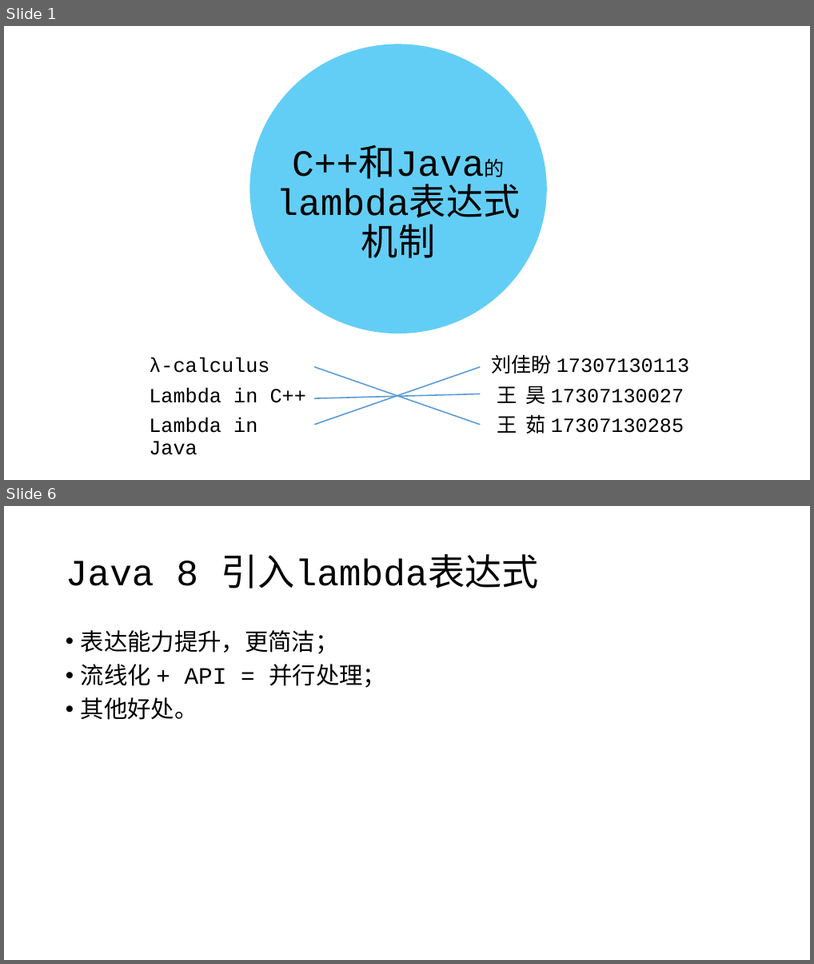
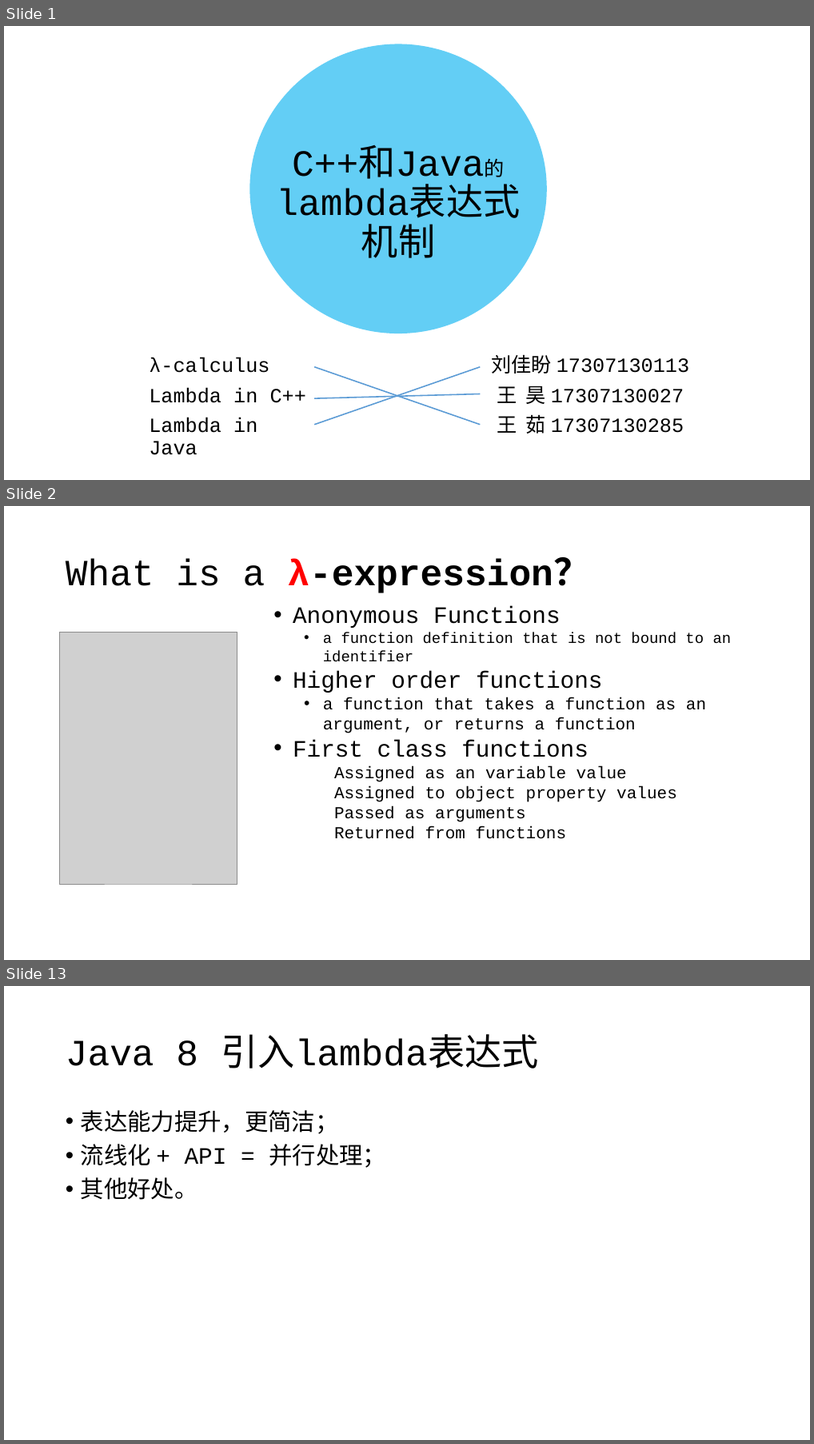
Before and after one commit to RuWang-0/lambda-in-Java-C-, a slide deck: lambda-ppt.pptx. Shown one above the other, each under a label of ours: slides 1 and 6 before the commit, slides 1, 2 and 13 after it; the slides between them are not shown. The pictures are 814x964 and 814x1444 pixels, drawn with LibreOffice and Linux fonts; fonts in the diff are those of the drawing; grey boxes stand for pictures. Boxes give left, top, right and bottom in pixels: in the first picture for what was removed or moved away, otherwise in the second. Text is boxed around its words. In the diff, an @@ line names an element or a change of style, - is before the commit and + after.

```diff
--- a/lambda-ppt.pptx
+++ b/lambda-ppt.pptx
@@ slide 2 added at (x1=4, y1=506, x2=810, y2=960), background #FFFFFF @@
@@ title added at (x1=66, y1=560, x2=590, y2=593), 44 pt, text #000000, bold @@
+What is a λ-expression？
@@ text added at (x1=293, y1=606, x2=732, y2=839), 20 pt, text #000000 @@
+• Anonymous Functions
+  • a function definition that is not bound to an identifier
+• Higher order functions
+  • a function that takes a function as an argument, or returns a function
+• First class functions
+Assigned as an variable value
+Assigned to object property values
+Passed as arguments
+Returned from functions
@@ picture added at (x1=60, y1=632, x2=238, y2=884) @@
@@ what was slide 6 is now slide 13 @@
```
Also in this commit, not shown: 8 other slides added, 2 slides removed, 2 other files.
